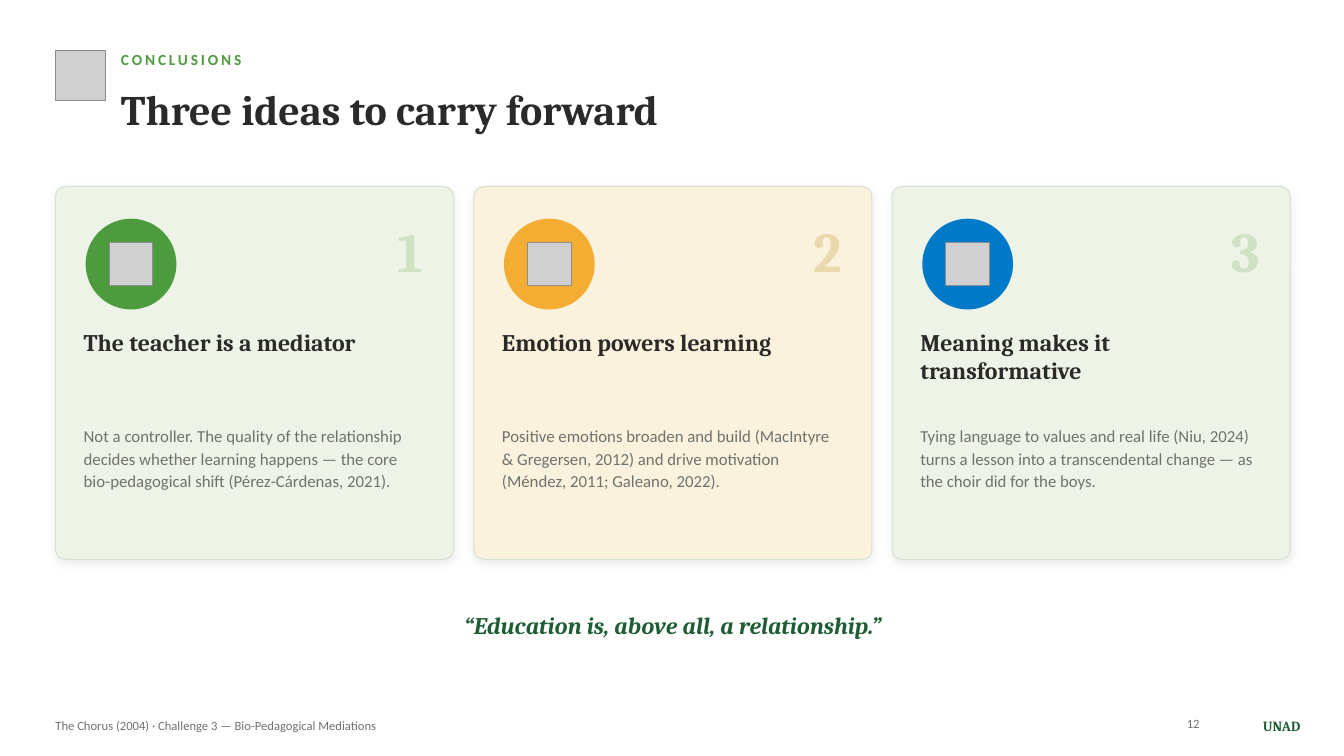
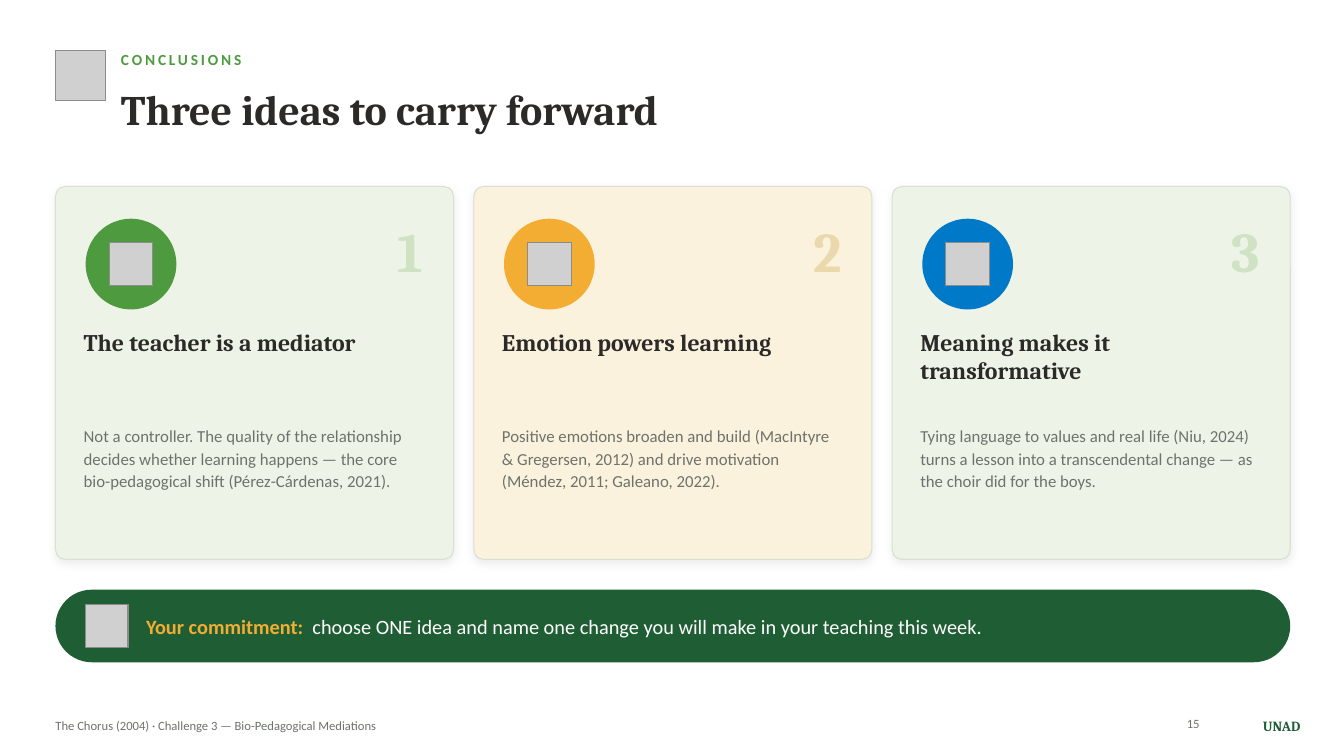
Before and after one commit to milesaenz-sketch/Magdalena_Thesis-_advisor, a slide deck: slide 15 of The_Chorus_Challenge3_UNAD.pptx (slide 12 before the commit). Drawn at 1344x756 pixels with LibreOffice and Linux fonts; fonts in the diff are those of the drawing; grey boxes stand for pictures. Boxes give left, top, right and bottom in pixels: in the first picture for what was removed or moved away, otherwise in the second. Text is boxed around its words. In the diff, an @@ line names an element or a change of style, - is before the commit and + after.

```diff
--- a/The_Chorus_Challenge3_UNAD.pptx
+++ b/The_Chorus_Challenge3_UNAD.pptx
@@ rounded rectangle: place and size @@
-rounded rectangle at <box>464,617,881,639</box>
+rounded rectangle at <box>55,590,1291,662</box>
@@ rounded rectangle at <box>55,590,1291,662</box>: fill none to #1F5E34 @@
@@ picture added at <box>86,605,128,647</box> @@
@@ text added at <box>146,619,982,638</box>, 14.5 pt, text #FFFFFF @@
+Your commitment: choose ONE idea and name one change you will make in your teaching this week.
@@ text in rounded rectangle at <box>464,617,881,639</box>: text removed @@
-“Education is, above all, a relationship.”
@@ page number at <box>1187,720,1200,728</box>: text changed @@
-12
+15
```
Also in this commit, not shown: 2 other slides changed, 3 slides added.
